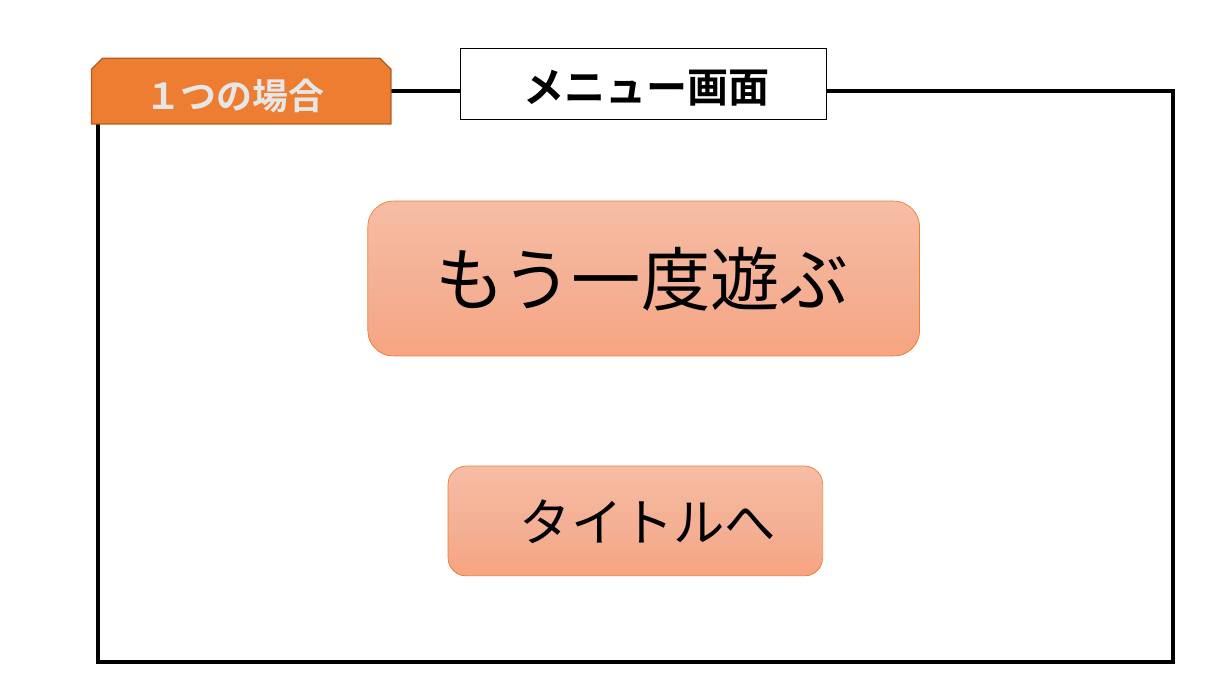
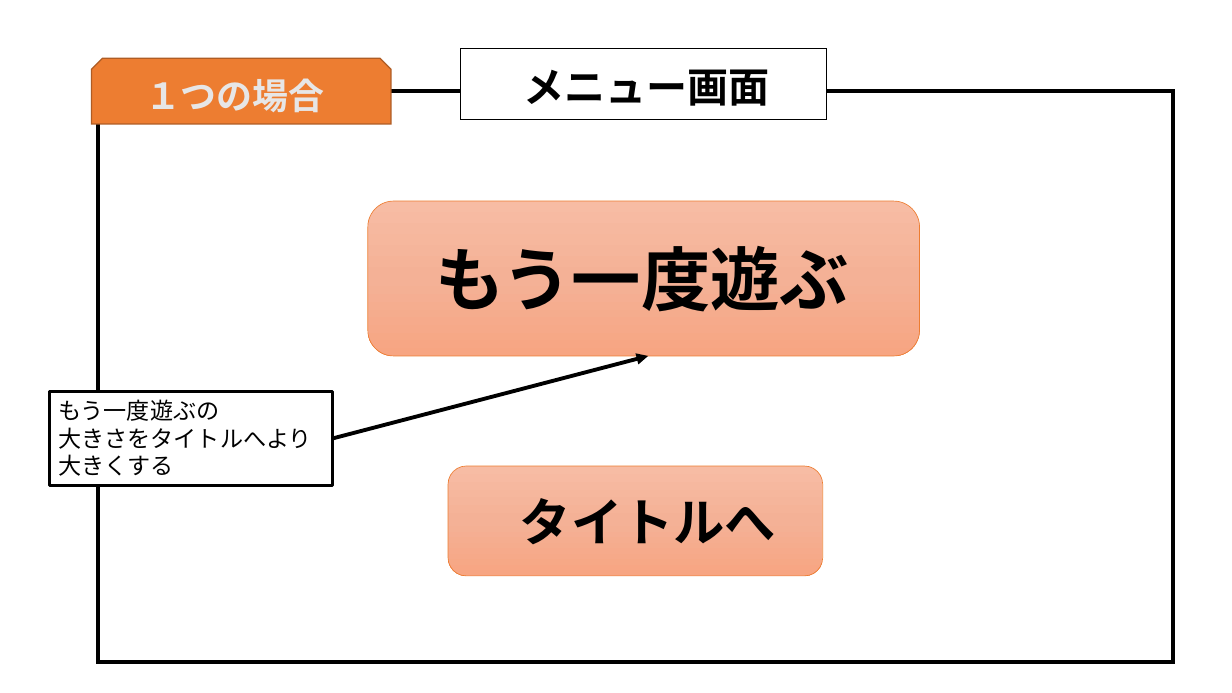
Before and after one commit to MizukiKato0416/sotsugyou_time_kato, a slide deck: slide 27 of 卒業制作_風船わりゲーム（仮）.pptx. Drawn at 1232x693 pixels with LibreOffice and Linux fonts; fonts in the diff are those of the drawing. Boxes give left, top, right and bottom in pixels: in the first picture for what was removed or moved away, otherwise in the second. Text is boxed around its words. In the diff, an @@ line names an element or a change of style, - is before the commit and + after.

```diff
--- a/卒業制作_風船わりゲーム（仮）.pptx
+++ b/卒業制作_風船わりゲーム（仮）.pptx
@@ text "もう一度遊ぶ" at [435, 246, 849, 312]: bold on @@
@@ arrow added from (333, 439) to (648, 356), #000000 3 pt @@
@@ rectangle added at [49, 392, 332, 485], fill #FFFFFF, outline #000000 2.25 pt, 18 pt, text #000000 @@
+もう一度遊ぶの
+大きさをタイトルへより大きくする
@@ text "タイトルへ" at [520, 498, 776, 544]: bold on @@
```
Also in this commit, not shown: 1 other slide changed, 2 slides added, 1 other file.
